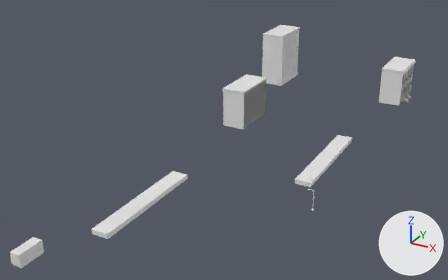
The Blender file Assets/RailRush/RailRush.blend, before and after one commit.
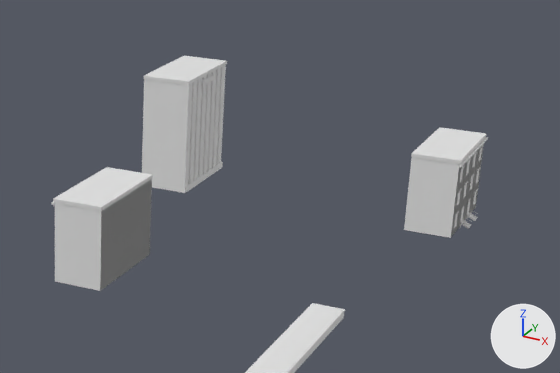
Each version appears first from a 50 mm camera at (79.4, 8.8, 67.4) aimed at (2.6, 148.6, -2.4), and next in a close-up on the part from 44% to 100% of the width and 0% to 59% of the height. Arrows for +X, +Y and +Z are at lower right; the lights stay in place. The last two pictures show the newer version.

The first close-up shows 'BrownstoneL_Main', 'BrownstoneR_Main', 'OfficeR_Main', 'PlatformR_Main'.
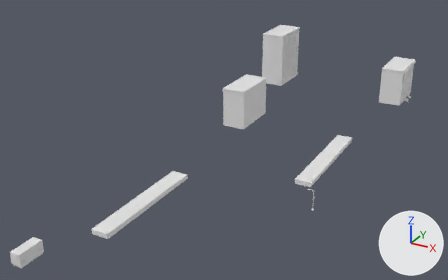
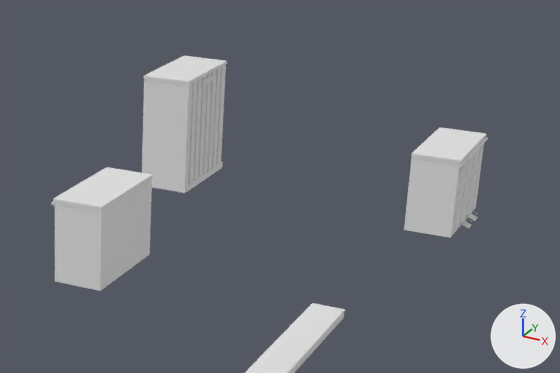
Commit message: Fix z-fighting on Rail Rush's brownstone buildings

Boxes (x1, y1, x2, y2) around the edits, measured in the close-ups (560 x 373 px):
part 1 of me_brownstonel_main, deleted
    before: (100, 179, 152, 291)
part 2 of me_brownstoner_main, deleted
    before: (451, 145, 484, 237)

Patch to the scene script:
```diff
--- a/Assets/RailRush/RailRush.blend.py
+++ b/Assets/RailRush/RailRush.blend.py
@@ me_brownstonel_main @@
 # used by ob_brownstonel_main; parent = ob_brownstonel; location = (0.0, 0.0, 0.001)
-me_brownstonel_main.from_pydata(...)  # 496 vertices, 372 faces; spans x -1.35..6.55, y -7.3..7.3, z 0.0..11.1
+me_brownstonel_main.from_pydata(...)  # 488 vertices, 366 faces; spans x -1.35..6.55, y -7.3..7.3, z 0.0..11.1
+# me_brownstonel_main part 1: the loose piece of 8 vertices spanning x 0.0..6.5, y -7.19..7.19, z 0.0..10.6 is deleted
 me_brownstonel_main.materials.append(mat_palette)
@@ me_brownstoner_main @@
 # used by ob_brownstoner_main; parent = ob_brownstoner; location = (0.0, 0.0, 0.001)
-me_brownstoner_main.from_pydata(...)  # 496 vertices, 372 faces; spans x -6.55..1.35, y -7.3..7.3, z 0.0..11.1
+me_brownstoner_main.from_pydata(...)  # 488 vertices, 366 faces; spans x -6.55..1.35, y -7.3..7.3, z 0.0..11.1
+# me_brownstoner_main part 2: the loose piece of 8 vertices spanning x -6.5..0.0, y -7.19..7.19, z 0.0..10.6 is deleted
 me_brownstoner_main.materials.append(mat_palette)
```
